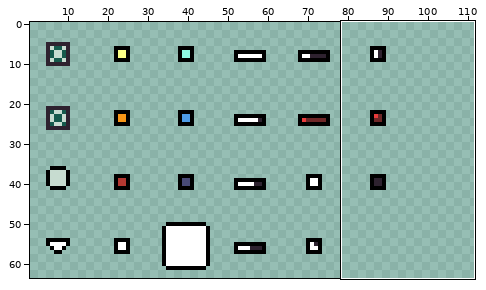
A pixel-art file gets an edit: Project Games/TastyRoad/Assets/Sprites/Ingame_UI.aseprite. The first picture is a wide view before the edit; the outline marks the close-up.
Close-up. As it was:
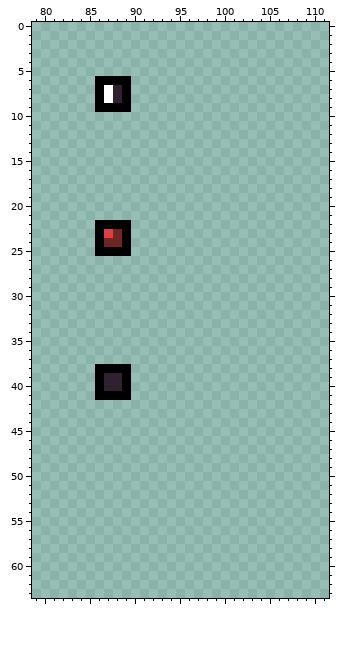
112x64 pixels, 1 frame. Shown: x 79..111, y 0..63. The wide view leaves out empty margins.
The result:
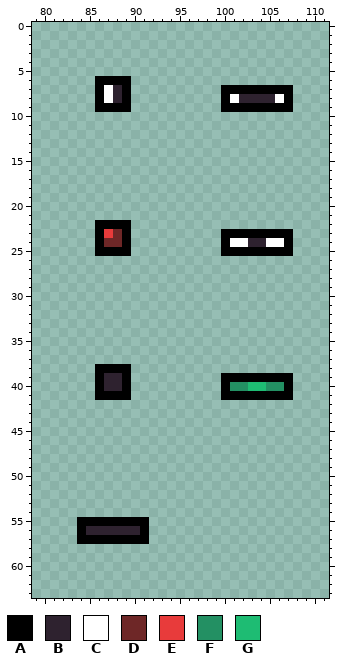
Palette (. is transparent): A #000000  B #2e222f  C #ffffff  D #6e2727  E #e83b3b  F #239063  G #1ebc73
Changes in this commit:
The edit adds colour A in row 7 at x 100 to 107; in row 8 at x 100 and 107; in row 9 at x 100 to 107; in row 23 at x 100 to 107; in row 24 at x 100 and 107; in row 25 at x 100 to 107.
The edit adds colour A in row 39 at x 100 to 107; in row 40 at x 100 and 107; in row 41 at x 100 to 107; in row 55 at x 84 to 91; in row 56 at x 84 and 91; in row 57 at x 84 to 91.
The edit adds colour B in row 8 at x 102 to 105; in row 24 at x 103 to 104; in row 56 at x 85 to 90.
The edit adds colour C in row 8 at x 101 and 106; in row 24 at x 101 to 102 and 105 to 106.
The edit adds colour F in row 40 at x 101 to 102 and 105 to 106.
The edit adds colour G in row 40 at x 103 to 104.
Pixel boxes of the changes (left, top, right, bottom) in both close-ups:
added: (221, 85, 293, 112)
added: (221, 229, 293, 256)
added: (221, 373, 293, 400)
added: (77, 517, 149, 544)
